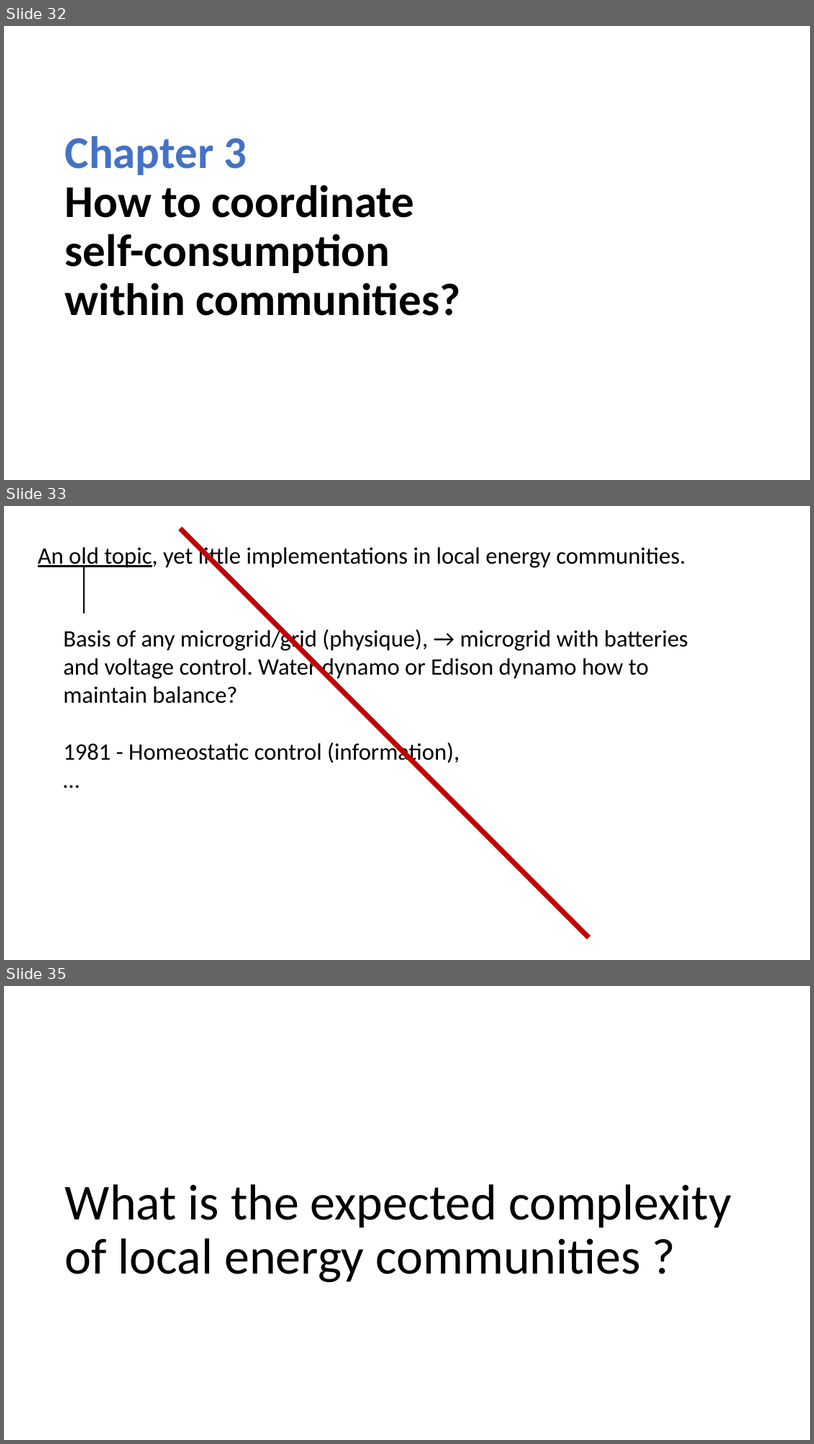
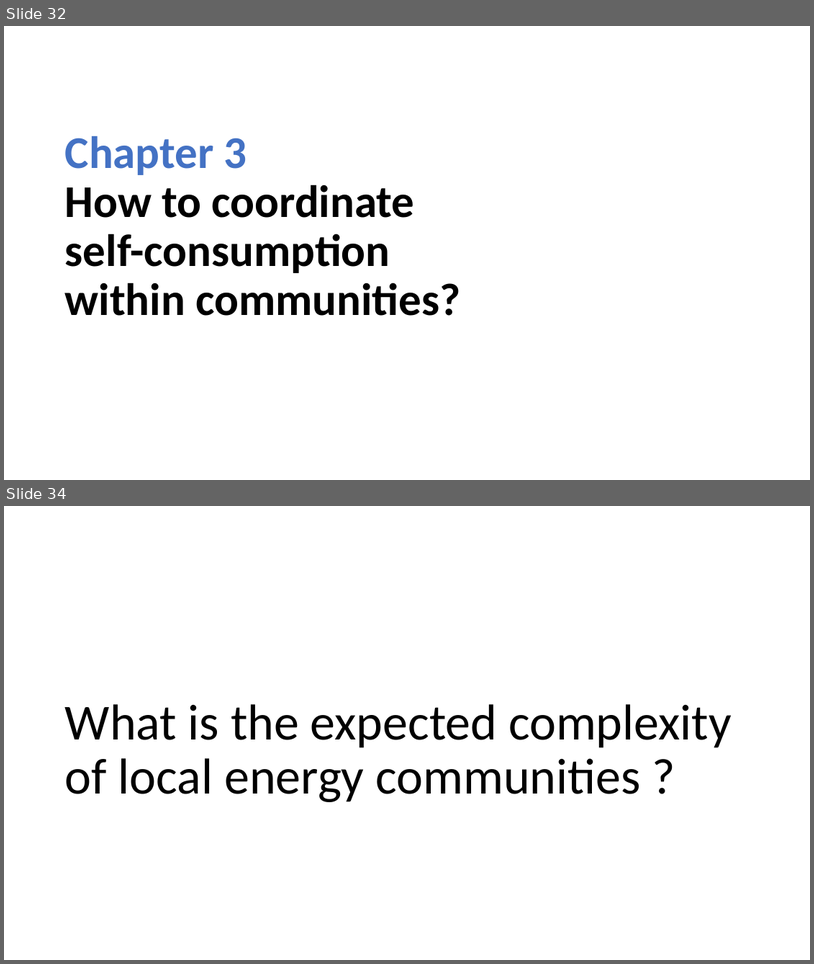
Before and after one commit to Jonathan56/supplementary_thesis, a slide deck: figures.pptx. Shown one above the other, each under a label of ours: slides 32, 33 and 35 before the commit, slides 32 and 34 after it; the slides between them are not shown. The pictures are 814x1444 and 814x964 pixels, drawn with LibreOffice and Linux fonts; fonts in the diff are those of the drawing. Boxes give left, top, right and bottom in pixels: in the first picture for what was removed or moved away, otherwise in the second. Text is boxed around its words. In the diff, an @@ line names an element or a change of style, - is before the commit and + after.

```diff
--- a/figures.pptx
+++ b/figures.pptx
@@ slide 33 removed at [4, 506, 810, 960], background #FFFFFF @@
@@ text removed at [38, 544, 686, 569] @@
-An old topic, yet little implementations in local energy communities.
@@ line removed from (180, 528) to (589, 937) @@
@@ line removed from (84, 566) to (84, 614) @@
@@ text removed at [63, 627, 689, 765] @@
-Basis of any microgrid/grid (physique), → microgrid with batteries and voltage control. Water dynamo or Edison dynamo how to maintain balance?
-1981 - Homeostatic control (information),
-…
@@ what was slide 35 is now slide 34 @@
```
Also in this commit, not shown: 1 slide changed, 5 slides added, 7 other slides removed, 3 other files.
